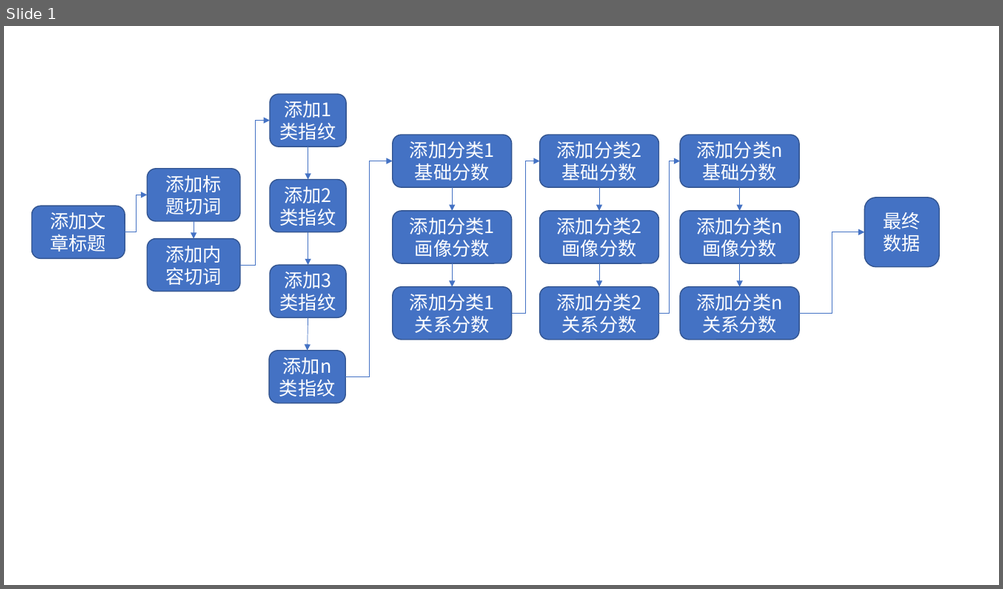
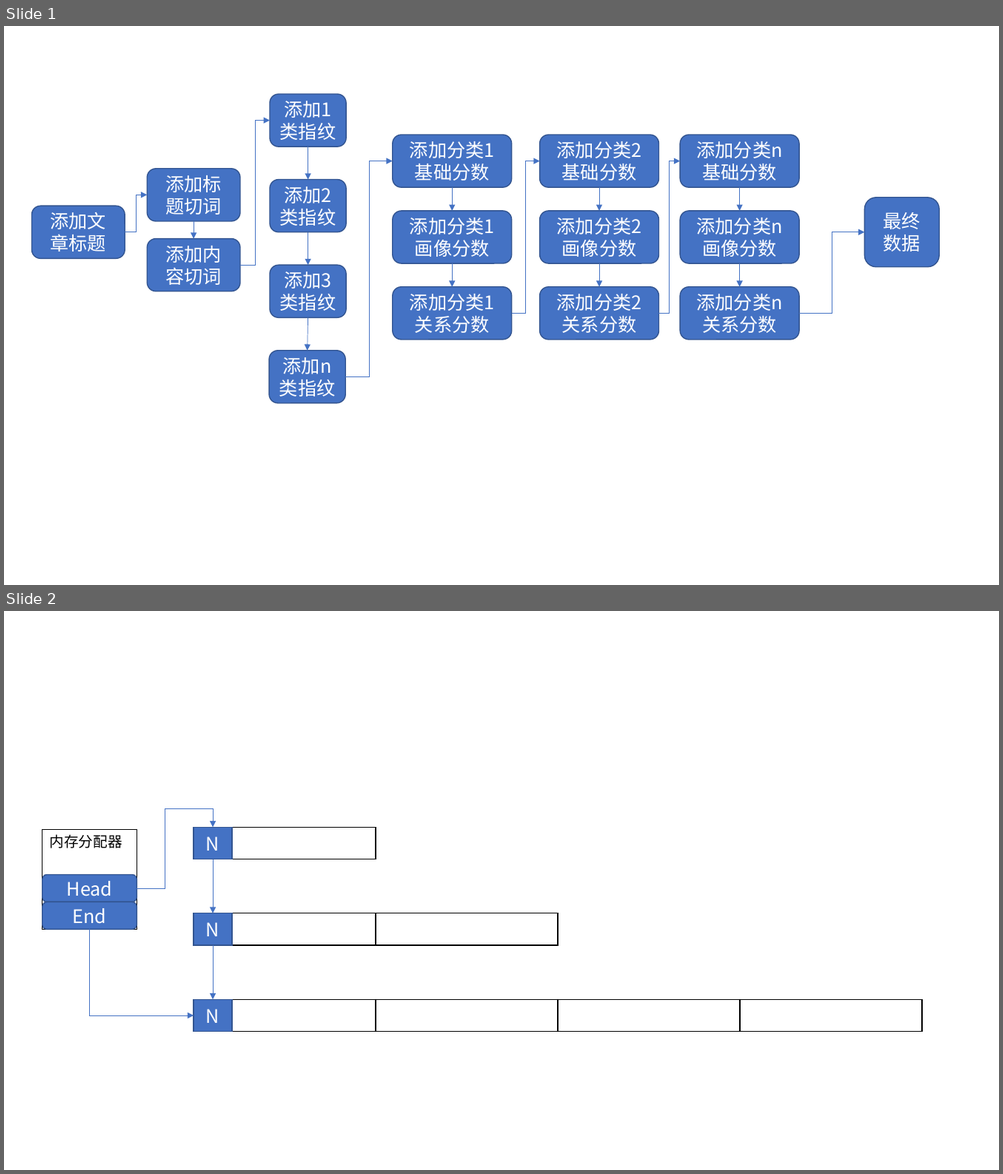
Before and after one commit to dacez/zzzperformance, a slide deck: resource/image.pptx. Shown one above the other, each under a label of ours: slide 1 before the commit, slides 1 and 2 after it. The pictures are 1003x589 and 1003x1174 pixels, drawn with LibreOffice and Linux fonts; fonts in the diff are those of the drawing. Boxes give left, top, right and bottom in pixels: in the first picture for what was removed or moved away, otherwise in the second. Text is boxed around its words. In the diff, an @@ line names an element or a change of style, - is before the commit and + after.

```diff
--- a/resource/image.pptx
+++ b/resource/image.pptx
@@ slide 2 added at bbox=[4, 611, 999, 1170], background #FFFFFF @@
@@ elbow arrow added from (136, 889) to (213, 827), #4472C4 0.5 pt @@
@@ rectangle added at bbox=[42, 829, 136, 930], fill #FFFFFF, outline #000000 1 pt, 14 pt, text #000000 @@
+内存分配器
@@ rectangle added at bbox=[193, 827, 375, 860], fill #FFFFFF, outline #000000 1 pt @@
@@ rectangle added at bbox=[193, 827, 232, 860], fill #4472C4, outline #325491 1 pt, 18 pt, text #FFFFFF @@
+N
@@ rounded rectangle added at bbox=[42, 875, 136, 903], fill #4472C4, outline #325491 1 pt, 18 pt, text #FFFFFF @@
+Head
@@ arrow added from (213, 860) to (213, 914), #4472C4 0.5 pt @@
@@ rounded rectangle added at bbox=[42, 902, 136, 930], fill #4472C4, outline #325491 1 pt, 18 pt, text #FFFFFF @@
+End
@@ rectangle added at bbox=[193, 914, 375, 946], fill #FFFFFF, outline #000000 1 pt @@
@@ rectangle added at bbox=[193, 914, 232, 946], fill #4472C4, outline #325491 1 pt, 18 pt, text #FFFFFF @@
+N
@@ rectangle added at bbox=[375, 914, 558, 946], fill #FFFFFF, outline #000000 1 pt @@
@@ elbow arrow added from (90, 930) to (193, 1016), #4472C4 0.5 pt @@
@@ arrow added from (213, 946) to (213, 999), #4472C4 0.5 pt @@
@@ rectangle added at bbox=[193, 999, 375, 1032], fill #FFFFFF, outline #000000 1 pt @@
@@ rectangle added at bbox=[193, 999, 232, 1032], fill #4472C4, outline #325491 1 pt, 18 pt, text #FFFFFF @@
+N
@@ rectangle added at bbox=[375, 999, 558, 1032], fill #FFFFFF, outline #000000 1 pt @@
@@ rectangle added at bbox=[558, 999, 740, 1032], fill #FFFFFF, outline #000000 1 pt @@
@@ rectangle added at bbox=[740, 999, 922, 1032], fill #FFFFFF, outline #000000 1 pt @@
```
Also in this commit, not shown: 1 other slide added, 3 other files.
